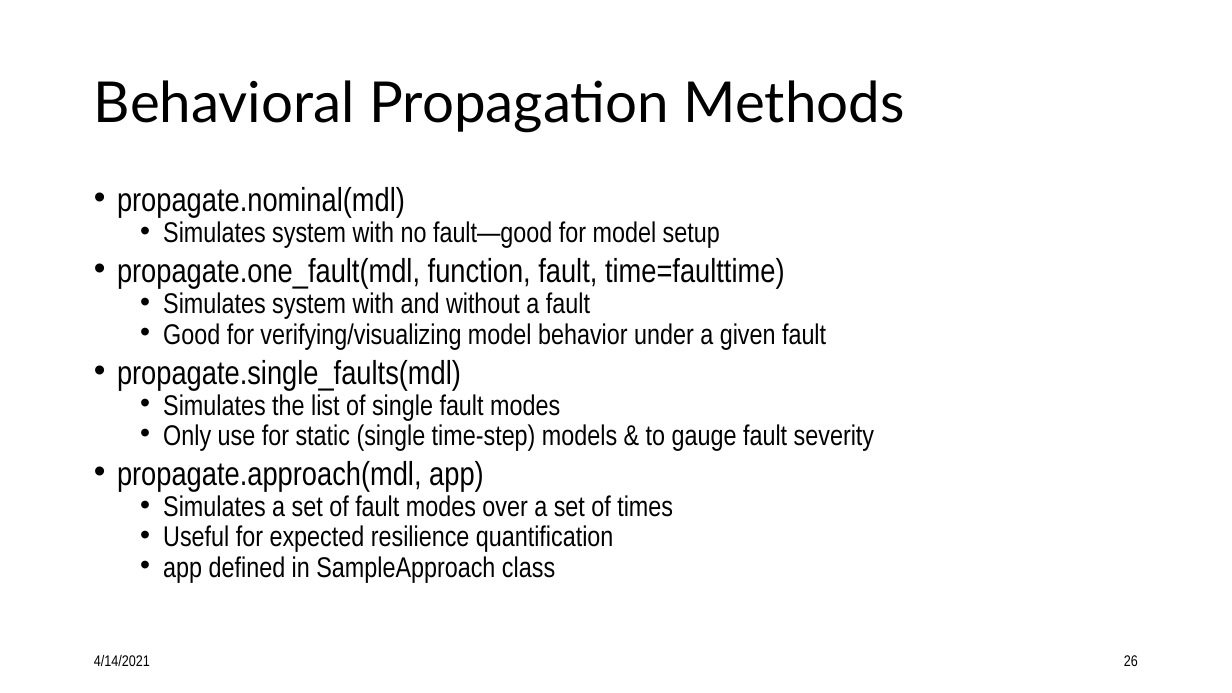
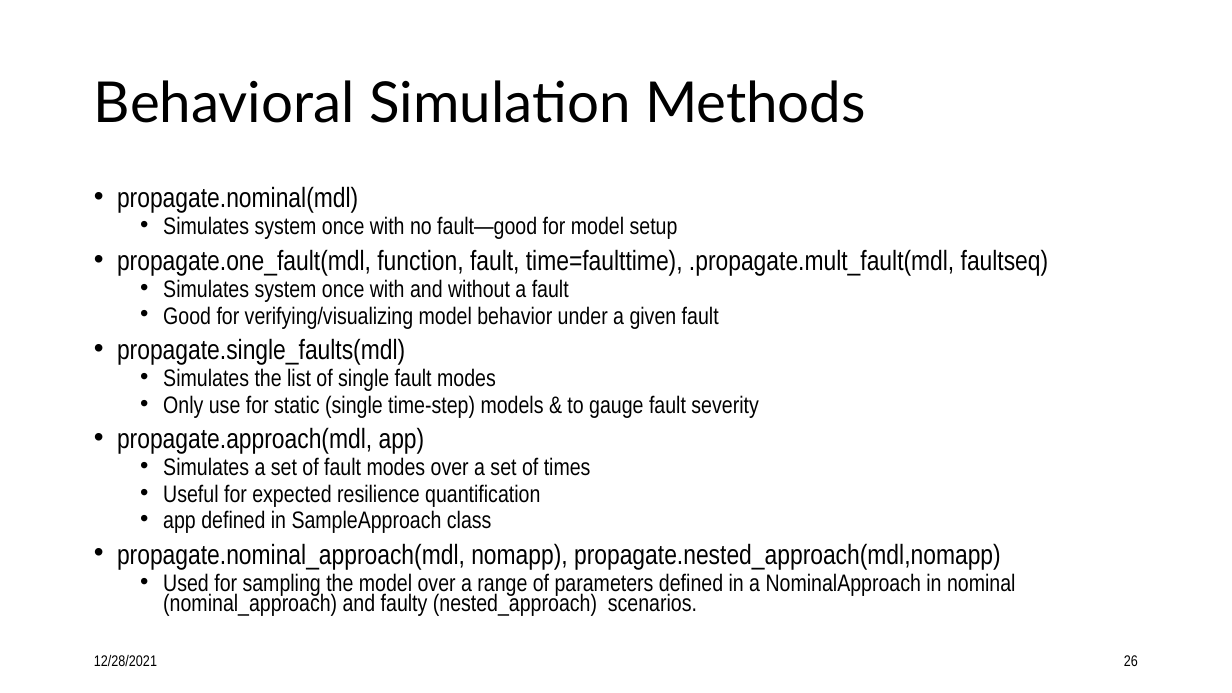
Before and after one commit to nasa/fmdtools, a slide deck: slide 26 of docs/Intro to fmdtools.pptx. Drawn at 1232x693 pixels with LibreOffice and Linux fonts; fonts in the diff are those of the drawing. Boxes give left, top, right and bottom in pixels: in the first picture for what was removed or moved away, otherwise in the second. Text is boxed around its words. In the diff, an @@ line names an element or a change of style, - is before the commit and + after.

Commit message:
Updating Documentation
- adding new functions to module descriptions
-update notebooks
- removing deprecated documentation

```diff
--- a/docs/Intro to fmdtools.pptx
+++ b/docs/Intro to fmdtools.pptx
@@ title at (x1=94, y1=80, x2=866, y2=123): text changed @@
-Behavioral Propagation Methods
+Behavioral Simulation Methods
@@ text at (x1=117, y1=186, x2=758, y2=533): size 25.9 to 21.7 pt in "propagate.nominal(mdl)", "propagate.single_faults(mdl)", "propagate.approach(mdl, app)"; size 22.2 to 18.6 pt in "Good for verifying/visualizing model behavior under a ...", "Simulates the list of single fault modes", "Only use for static (single time-step) models ...", "Simulates a set of fault modes over ..." and 2 more places @@
@@ text at (x1=117, y1=216, x2=1049, y2=302): text changed; size 22.2 to 21.7 pt @@
-  • Simulates system with no fault—good for model setup
-• propagate.one_fault(mdl, function, fault, time=faulttime)
-  • Simulates system with and without a fault
+  • Simulates system once with no fault—good for model setup
+• propagate.one_fault(mdl, function, fault, time=faulttime), .propagate.mult_fault(mdl, faultseq)
+  • Simulates system once with and without a fault
@@ text at (x1=117, y1=543, x2=1015, y2=616): paragraphs added @@
+• propagate.nominal_approach(mdl, nomapp), propagate.nested_approach(mdl,nomapp)
+  • Used for sampling the model over a range of parameters defined in a NominalApproach in nominal (nominal_approach) and faulty (nested_approach) scenarios.
@@ text at (x1=94, y1=655, x2=157, y2=666): text changed @@
-4/14/2021
+12/28/2021
```
Also in this commit, not shown: 32 other slides changed, 5 slides added, 3 slides removed, 14 other files.
